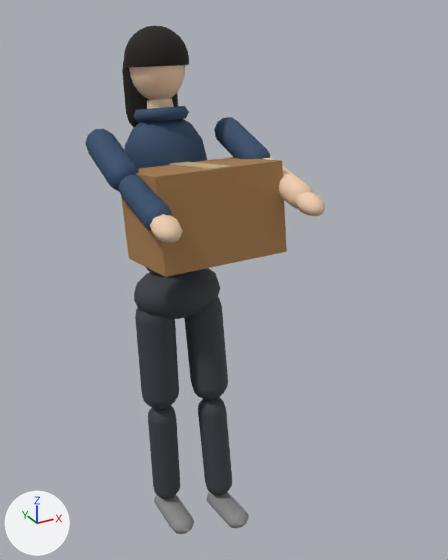
An edit to the glTF model city-hold/public/models/placeholder/char_carrier.glb, drawn before and after from the same camera.
One viewpoint serves both versions: a camera (50 mm lens) standing at (-0.84, -1.876, 1.836) and looking at (0.088, -0.189, 0.992). The lights are fixed; the arrows at lower left show +X, +Y and +Z. The picture after the commit comes second. Both versions are drawn at frame 18 of the action 'held'; the numbers are the values there.
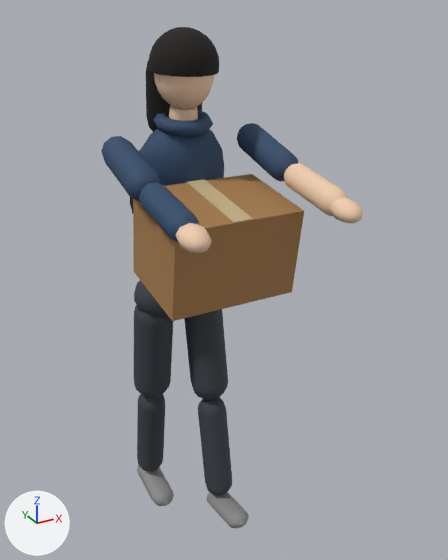
Not drawn themselves, but carrying or shaping drawn objects: ob_legl, ob_torso, ob_head, ob_arml, ob_armr.

Changed parts and their boxes (x1, y1, x2, y2) in the pictures (448 x 560 px):
```json
{"object": "Mesh_15", "change": "turned", "before": [121, 157, 287, 277], "after": [133, 174, 304, 321]}
{"object": "Mesh_4", "change": "turned", "before": [124, 119, 207, 275], "after": [140, 129, 224, 186]}
{"object": "Mesh_9", "change": "turned", "before": [124, 26, 189, 67], "after": [148, 27, 219, 77]}
{"object": "Mesh_1", "change": "turned", "before": [135, 308, 179, 409], "after": [134, 305, 173, 398]}
{"object": "Mesh_2", "change": "turned", "before": [148, 406, 180, 499], "after": [137, 394, 165, 472]}
{"object": "Mesh_11", "change": "turned", "before": [85, 129, 138, 192], "after": [101, 136, 160, 202]}
{"object": "Mesh_11.001", "change": "turned", "before": [214, 117, 270, 159], "after": [237, 123, 298, 182]}
{"object": "Mesh_12", "change": "turned", "before": [119, 175, 172, 231], "after": [139, 182, 199, 243]}
{"object": "Mesh_8", "change": "turned", "before": [129, 65, 185, 100], "after": [154, 73, 214, 109]}
{"object": "Mesh_14", "change": "turned", "before": [264, 158, 312, 209], "after": [284, 163, 348, 216]}
{"object": "Mesh_3", "change": "turned", "before": [154, 495, 194, 534], "after": [137, 465, 174, 506]}
{"object": "Mesh_10", "change": "turned", "before": [122, 61, 178, 128], "after": [146, 60, 202, 132]}
{"object": "Mesh_7", "change": "turned", "before": [133, 106, 189, 122], "after": [153, 110, 213, 136]}
{"object": "Mesh_13", "change": "turned", "before": [150, 214, 183, 242], "after": [175, 223, 212, 253]}
{"object": "Mesh_16", "change": "turned", "before": [170, 162, 231, 169], "after": [186, 179, 253, 223]}
{"object": "Mesh_13.001", "change": "turned", "before": [295, 191, 325, 216], "after": [330, 197, 363, 223]}
{"object": "Mesh_6", "change": "turned", "before": [147, 99, 174, 109], "after": [169, 106, 198, 121]}
{"object": "Mesh_5", "change": "turned", "after": [130, 149, 141, 213], "on screen": "not visible before"}
{"object": "Mesh_0", "change": "unchanged, covered by the edit", "before": [134, 268, 220, 319], "after": [134, 280, 170, 319]}
```

Scene script edits in JSON lines:
```json
{"op": "set", "path": "ob_legl.rotation_euler", "old": "(-0.0484, 0.0, 0.0)", "new": "(0.165, 0.0, 0.0)", "note": "degrees (-2.8, 0, 0) -> degrees (9.5, 0, 0)"}
{"op": "set", "path": "ob_torso.rotation_euler", "old": "(-0.158, 0.0, 0.0)", "new": "(0.15, 0.0, 0.0)", "note": "degrees (-9.1, 0, 0) -> degrees (8.6, 0, 0)"}
{"op": "set", "path": "ob_head.rotation_euler", "old": "(0.079, 0.0, 0.0)", "new": "(-0.075, 0.0, 0.0)", "note": "degrees (4.5, 0, 0) -> degrees (-4.3, 0, 0)"}
{"op": "set", "path": "ob_arml.rotation_euler", "old": "(-1.098, 0.0, 0.0)", "new": "(-1.45, 0.0, 0.0)", "note": "degrees (-63, 0, 0) -> degrees (-83, 0, 0)"}
{"op": "set", "path": "ob_armr.rotation_euler", "old": "(-1.098, 0.0, 0.0)", "new": "(-1.45, 0.0, 0.0)", "note": "degrees (-63, 0, 0) -> degrees (-83, 0, 0)"}
```
